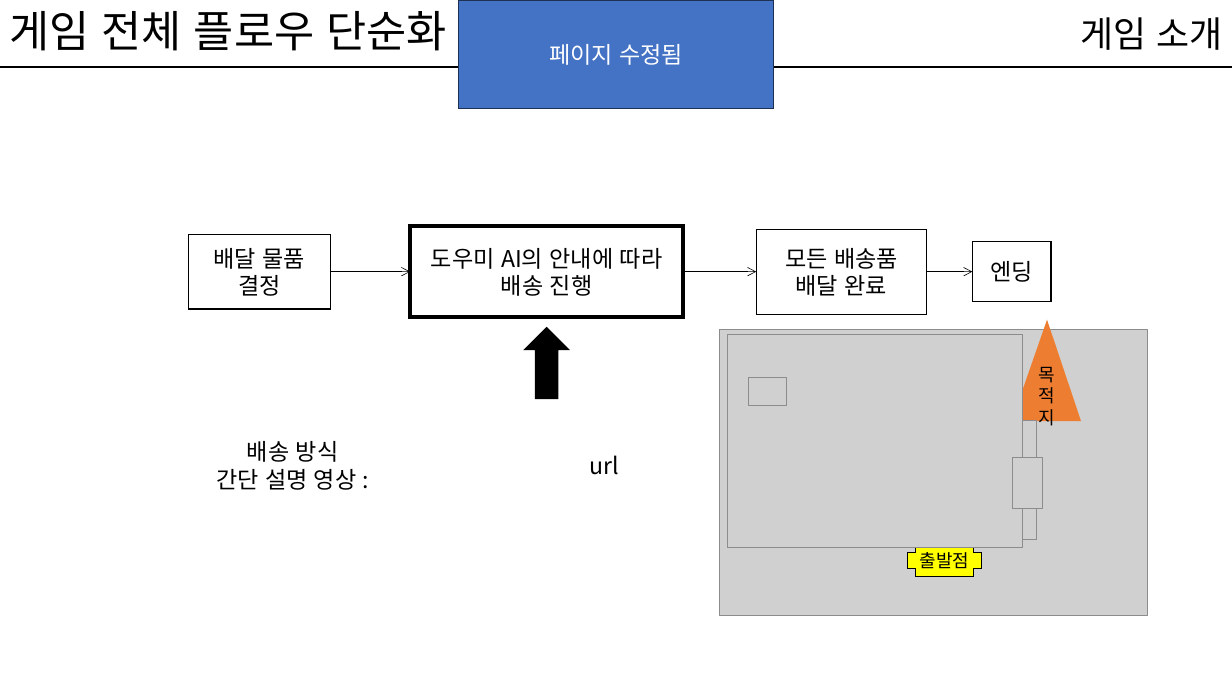
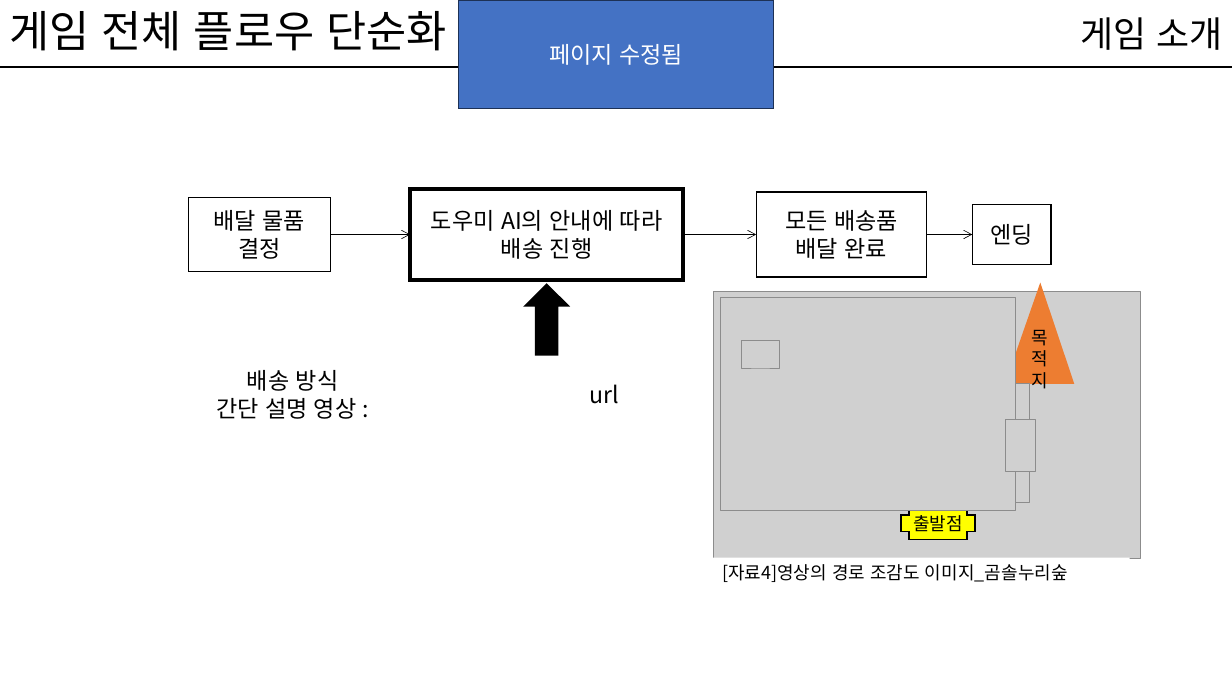
Before and after one commit to kwakyerin/2026_Graduation_Project, a slide deck: slide 9 of documents/HyunahKwon/01_works/01_designing/01_for_teammates/배트와 달트_기획.pptx. Drawn at 1232x693 pixels with LibreOffice and Linux fonts; fonts in the diff are those of the drawing; grey boxes stand for pictures. Boxes give left, top, right and bottom in pixels: in the first picture for what was removed or moved away, otherwise in the second. Text is boxed around its words. In the diff, an @@ line names an element or a change of style, - is before the commit and + after.

```diff
--- a/documents/HyunahKwon/01_works/01_designing/01_for_teammates/배트와 달트_기획.pptx
+++ b/documents/HyunahKwon/01_works/01_designing/01_for_teammates/배트와 달트_기획.pptx
@@ rectangle "배달 물품 결정": place and size @@
-rectangle "배달 물품 결정" at (189,235,331,310)
+rectangle "배달 물품 결정" at (189,197,331,272)
@@ 3 rectangles, 3 arrows: place and size @@
-3 rectangles, 3 arrows at (330,226,1051,318)
+3 rectangles, 3 arrows at (330,189,1051,280)
@@ up arrow: place and size @@
-up arrow at (523,327,570,399)
+up arrow at (523,284,570,356)
@@ picture: place and size @@
-picture at (720,329,1148,616)
+picture at (714,292,1141,558)
@@ 1 triangle, 1 plus, 1 picture: place and size @@
-1 triangle, 1 plus, 1 picture at (727,320,1081,577)
+1 triangle, 1 plus, 1 picture at (721,283,1075,540)
@@ text "배송 방식 간단 설명 영상 ...": place and size @@
-text "배송 방식 간단 설명 영상 ..." at (216,441,357,490)
+text "배송 방식 간단 설명 영상 ..." at (216,370,357,419)
@@ text "url": place and size @@
-text "url" at (590,455,619,475)
+text "url" at (590,384,619,404)
@@ picture added at (741,340,779,368) @@
@@ picture removed at (749,377,787,405) @@
@@ picture added at (945,384,1031,504) @@
@@ picture removed at (952,421,1037,541) @@
@@ picture added at (1006,420,1036,471) @@
@@ picture removed at (1012,457,1043,509) @@
@@ rectangle added at (714,557,1130,588), fill #FFFFFF, 14 pt, text #000000 @@
+[자료4]영상의 경로 조감도 이미지_곰솔누리숲
```
Also in this commit, not shown: 3 other slides changed, 5 other files.
